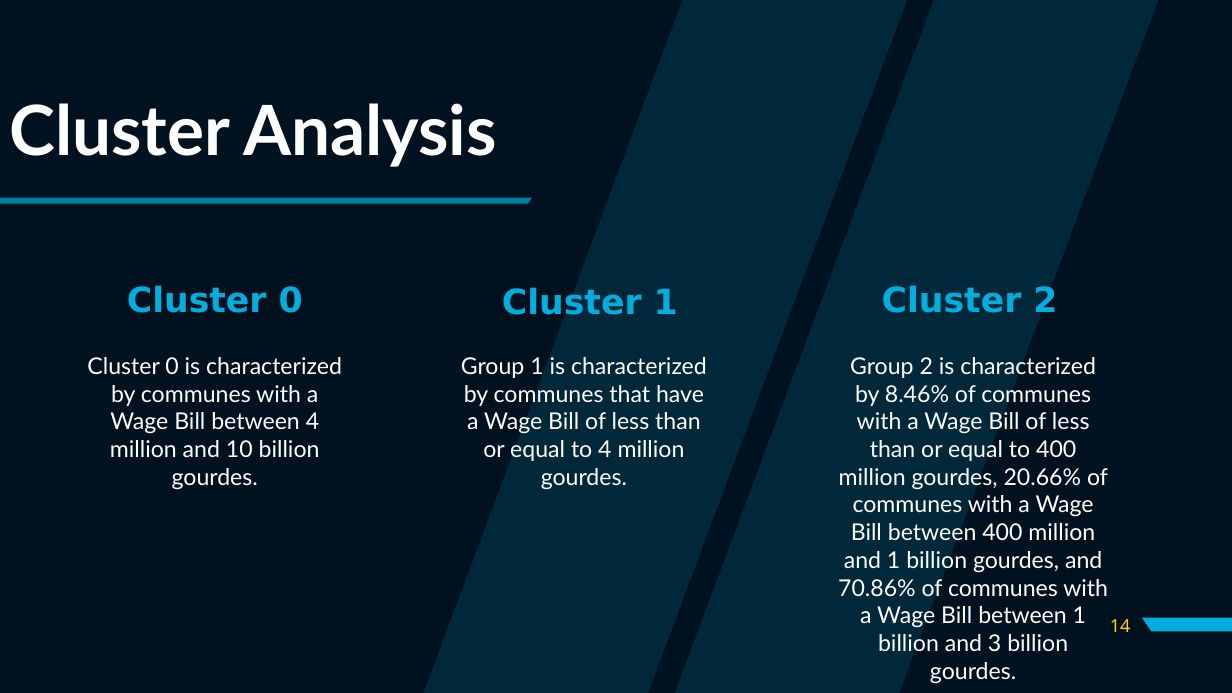
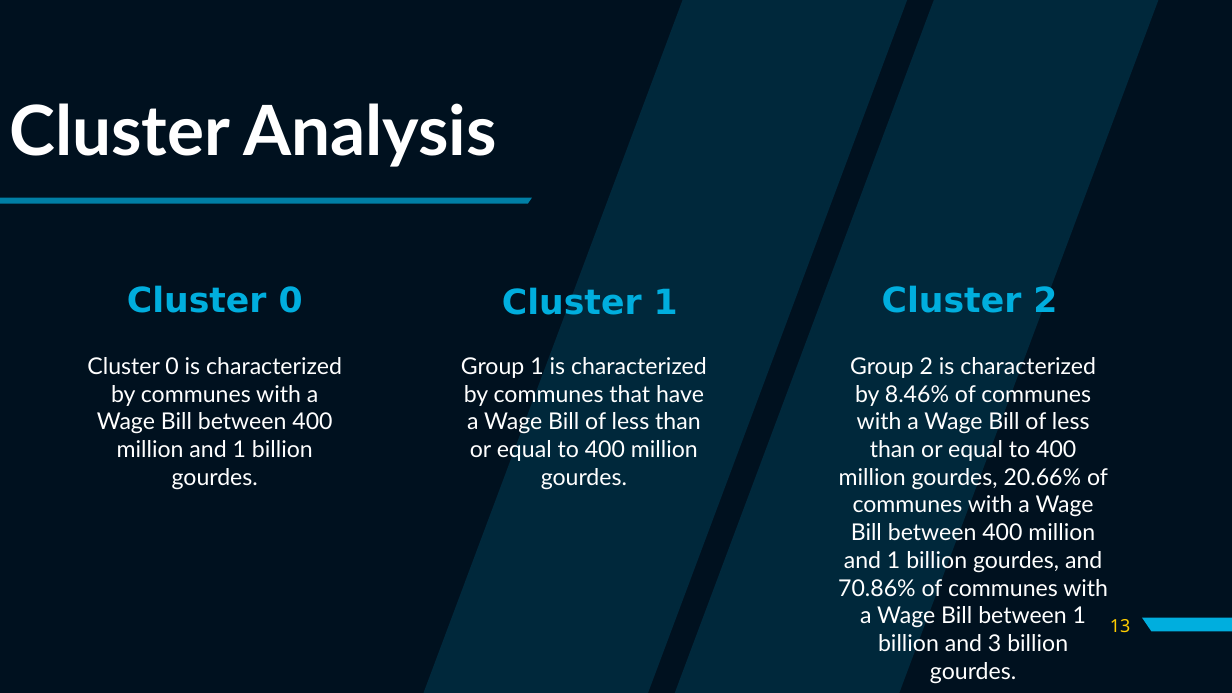
Before and after one commit to Ldave01/Best_Place_For_Business, a slide deck: slide 13 of Analyzing Business Location in Haiti.pptx (slide 14 before the commit). Drawn at 1232x693 pixels with LibreOffice and Linux fonts; fonts in the diff are those of the drawing. Boxes give left, top, right and bottom in pixels: in the first picture for what was removed or moved away, otherwise in the second. Text is boxed around its words. In the diff, an @@ line names an element or a change of style, - is before the commit and + after.

Commit message:
update

```diff
--- a/Analyzing Business Location in Haiti.pptx
+++ b/Analyzing Business Location in Haiti.pptx
@@ text at <box>87,357,342,457</box>: text changed @@
-Cluster 0 is characterized by communes with a Wage Bill between 4 million and 10 billion gourdes.
+Cluster 0 is characterized by communes with a Wage Bill between 400 million and 1 billion gourdes.
@@ text at <box>461,357,707,490</box>: text changed @@
-Group 1 is characterized by communes that have a Wage Bill of less than or equal to 4 million gourdes.
+Group 1 is characterized by communes that have a Wage Bill of less than or equal to 400 million gourdes.
@@ page number at <box>1110,619,1131,633</box>: text changed @@
-14
+13
```
Also in this commit, not shown: 1 other slide changed, 4 slides added, 12 slides removed.
